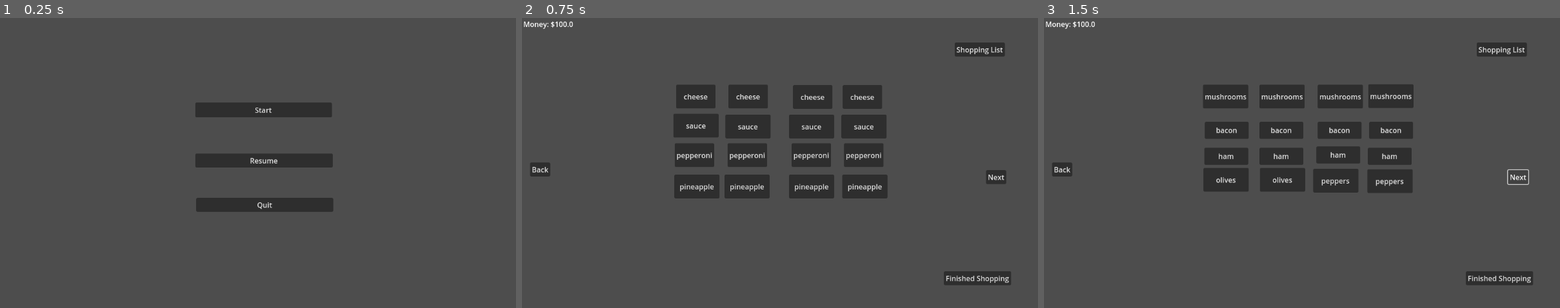
Above: before the commit, frames 1-3 (left to right).
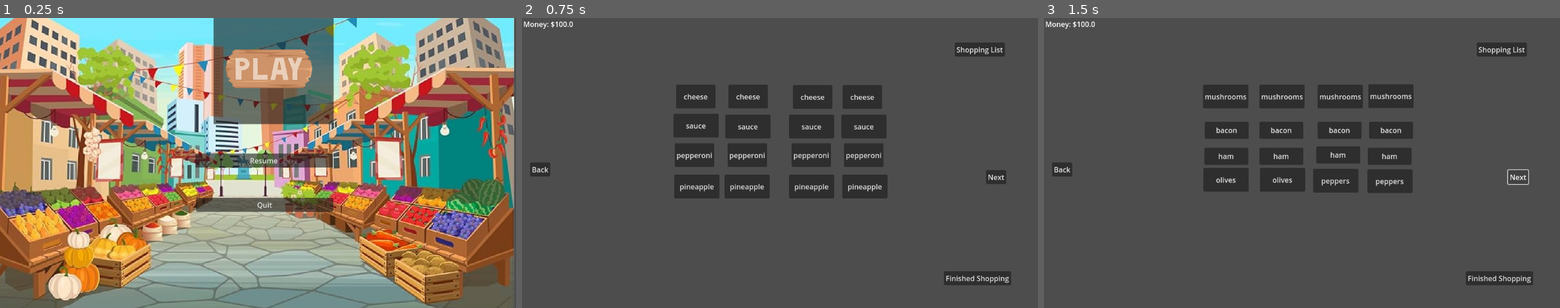
Above: after the commit, the same moments.

Repository: Leone2004/LandLockedLigersGame
Game: Godot game, scene res://Scenes/mainmenu.tscn
Two runs of this game, one before a commit and one after it. Both use one fixed random seed, a clock stepped at 60 frames per second and the inputs below. The engine's default icon, where the game draws it, is replaced by a stand-in: a white triangle on a blue panel in a dark square.
Inputs (mouse positions are in pixels of both pictures, inside the frame that each line leads up to; where the layout moved, square brackets give the same spot in the first picture):
- Up to frame 1 (0.25 s): no input
- Up to frame 2 (0.75 s): click (795, 70) [785, 110] at 0.5 s
- Up to frame 3 (1.5 s): click "Next" at 1.25 s

The runs differ from the first frame. In frame 1, 95% of the frame differs, in the area x 0-100%, y 0-100%; in frame 2, nothing differs; in frame 3, nothing differs.

Commit message:
added some new stuff and am editing the menu screen

Diff:
--- a/cookingupsuccessgame/Scenes/mainmenu.tscn
+++ b/cookingupsuccessgame/Scenes/mainmenu.tscn
@@ -1,6 +1,8 @@
-[gd_scene load_steps=2 format=3 uid="uid://b24md2q3ym4fa"]
+[gd_scene load_steps=4 format=3 uid="uid://b24md2q3ym4fa"]
 
 [ext_resource type="Script" uid="uid://c8hiwj8hvukla" path="res://Scripts/mainmenu.gd" id="1_pposm"]
+[ext_resource type="Texture2D" uid="uid://dy7pvxtnegmfr" path="res://Art/Final Cooking up Success Image folder/Main Menu page/play_button_board.png" id="2_rtnl3"]
+[ext_resource type="Texture2D" uid="uid://bblbk2icd1mb7" path="res://Art/Final Cooking up Success Image folder/Main Menu page/Main_Menu_Background.png" id="2_web8u"]
 
 [node name="MainMenu" type="Control"]
 layout_mode = 3
@@ -18,12 +20,13 @@
 anchor_top = -9.855
 anchor_right = -9.768
 anchor_bottom = -9.855
-offset_left = 113.968
-offset_top = 2.97
-offset_right = 418.968
-offset_bottom = 35.97
+offset_left = 154.968
+offset_top = -196.03
+offset_right = 690.968
+offset_bottom = 297.97
+scale = Vector2(0.5, 0.5)
 theme_override_colors/font_hover_color = Color(0.152, 0.644237, 1.34766e-06, 1)
-text = "Start"
+icon = ExtResource("2_rtnl3")
 
 [node name="QuitButton" type="Button" parent="."]
 layout_mode = 0
@@ -80,6 +83,14 @@
 anchor_bottom = 0.85
 text = "Quit"
 
+[node name="MainMenuBackground" type="Sprite2D" parent="."]
+z_index = -1
+texture_filter = 1
+position = Vector2(-16, -2)
+scale = Vector2(1.50576, 1.23265)
+texture = ExtResource("2_web8u")
+metadata/_edit_lock_ = true
+
 [connection signal="pressed" from="StartButton" to="." method="_on_start_button_pressed"]
 [connection signal="pressed" from="QuitButton" to="." method="_on_quit_button_pressed"]
 [connection signal="pressed" from="ResumeButton" to="." method="_on_resume_button_pressed"]
Not shown, added: cookingupsuccessgame/Art/Final Cooking up Success Image folder/Characters/hero_black.png.import
Not shown, added: cookingupsuccessgame/Art/Final Cooking up Success Image folder/Characters/hero_black_cat.png.import
Not shown, added: cookingupsuccessgame/Art/Final Cooking up Success Image folder/Characters/hero_blue.png.import
Not shown, added: cookingupsuccessgame/Art/Final Cooking up Success Image folder/Characters/hero_blue_orange.png.import
Not shown, added: cookingupsuccessgame/Art/Final Cooking up Success Image folder/Characters/hero_green.png.import
Not shown, added: cookingupsuccessgame/Art/Final Cooking up Success Image folder/Characters/hero_orange.png.import
Not shown, added: cookingupsuccessgame/Art/Final Cooking up Success Image folder/Characters/hero_pink.png.import
Not shown, added: cookingupsuccessgame/Art/Final Cooking up Success Image folder/Characters/hero_red.png.import
Not shown, added: cookingupsuccessgame/Art/Final Cooking up Success Image folder/Characters/monster_green.png.import
Not shown, added: cookingupsuccessgame/Art/Final Cooking up Success Image folder/Cooking up success logo.png.import
Not shown, added: cookingupsuccessgame/Art/Final Cooking up Success Image folder/Equipment/Black Wooden Pan Option 3.png.import
Not shown, added: cookingupsuccessgame/Art/Final Cooking up Success Image folder/Equipment/Pizza Oven Option 1.png.import
(and 20 more such lines)
